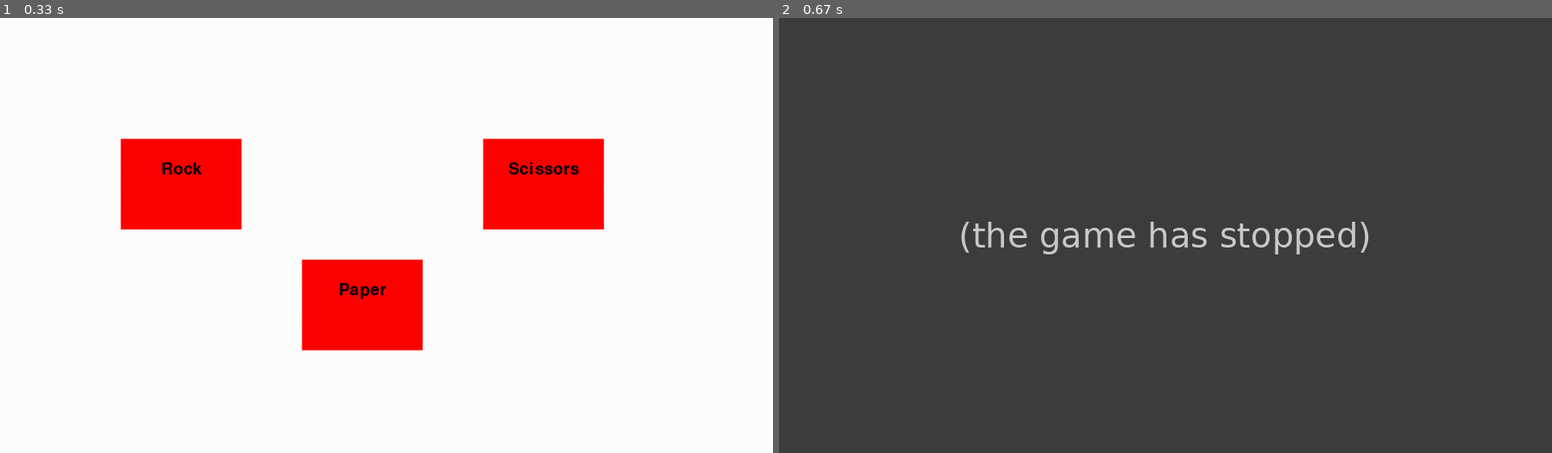
Above: before the commit, frames 1-2 (left to right).
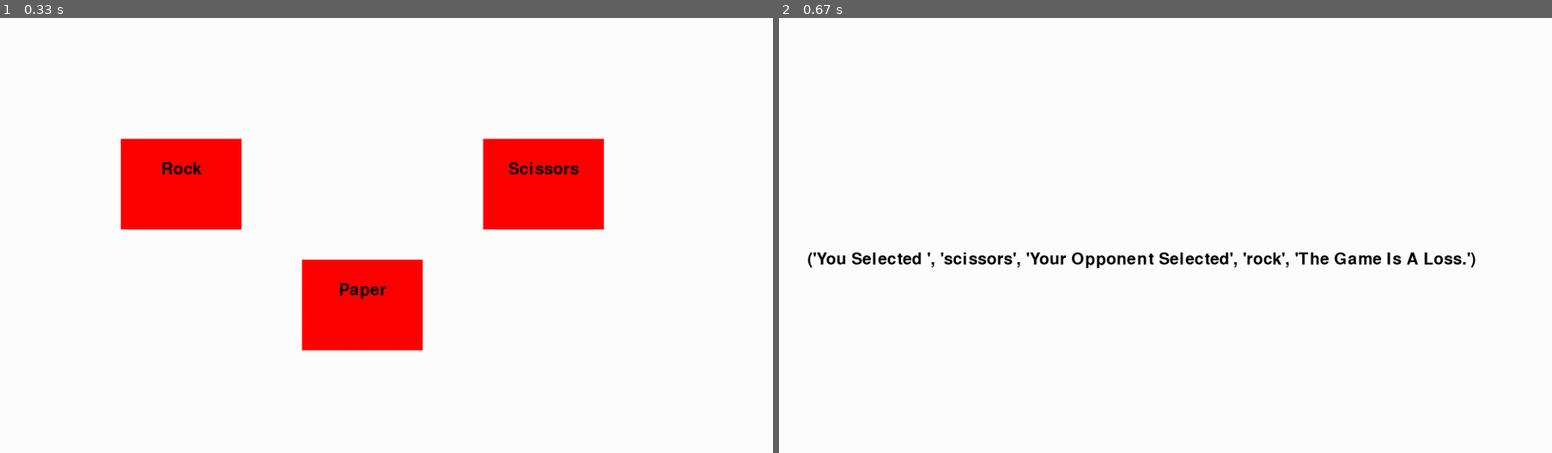
Above: after the commit, the same moments.

Repository: FinnSnell/PygameRPS
Game: pygame game, started from main.py
Two runs of this game, one before a commit and one after it. Both use one fixed random seed, a clock stepped at 60 frames per second and the inputs below.
Inputs:
- Up to frame 1 (0.33 s): no input
- Up to frame 2 (0.67 s): click "Scissors" at 0.38 s

Frame 1 is identical in both runs. In frame 2, 100% of the frame differs, in the area x 0-100%, y 0-100%.
Error before the commit: TypeError: text must be a unicode or bytes (main.py line 132); the game stopped at 0.45 s (later frames are placeholders)

Commit message:
Fixed main.py
changed the logic so that the main game loop works, Mersenne-Twister functionality still needs to be implemented

Diff:
--- a/main.py
+++ b/main.py
@@ -17,11 +17,13 @@
 click_col = (50, 150, 255)
 text_col = (0, 0, 0)
 
-# Initialize variables
-playerWin = -1
-aiSelection = ""
-playerSelection = "rock"
-endText = ""
+ranNum = random.randint(1,3)
+if ranNum == 1:
+    aiSelection = "rock"
+if ranNum == 2:
+    aiSelection = "scissors"
+if ranNum == 3:
+    aiSelection = "paper"
 
 # Font
 font = pygame.font.Font(None, 40)
@@ -74,6 +76,7 @@
 game = False
 clicked = False
 while main:
+    global playerSelection
     screen.fill(white)  # Clear screen
 
     # Event Handling
@@ -83,15 +86,15 @@
 
     # Draw buttons and handle actions
     if rock.draw_button():
-        playerSelection = rock
+        playerSelection = "rock"
         game = True
         main = False
     if scissors.draw_button():
-        playerSelection = scissors
+        playerSelection = "scissors"
         game = True
         main = False
     if paper.draw_button():
-        playerSelection = paper
+        playerSelection = "paper"
         game = True
         main = False
 
@@ -103,35 +106,42 @@
     # Event Handling
     for event in pygame.event.get():
         if event.type == pygame.QUIT:
-            main = False
+            game = False
 
-    ranNum = random.randint(1,3)
-    if ranNum == 1:
-        aiSelection = rock
-    if ranNum == 2:
-        aiSelection = scissors
-    if ranNum == 1:
-        aiSelection = paper
+    if playerSelection == "rock":
+        if aiSelection == "rock":
+            win = "draw"
+        elif aiSelection == "scissors":
+            win = "win"
+        elif aiSelection == "paper":
+            win = "lose"
+    elif playerSelection == "paper":
+        if aiSelection == "paper":
+            win = "draw"
+        elif aiSelection == "rock":
+            win = "win"
+        elif aiSelection == "scissors":
+            win = "lose"
+    elif playerSelection == "scissors":
+        if aiSelection == "scissors":
+            win = "draw"
+        elif aiSelection == "paper":
+            win = "win"
+        elif aiSelection == "rock":
+            win = "lose"
 
-    if playerSelection is rock and aiSelection is rock or playerSelection is paper and aiSelection is paper or playerSelection is scissors and aiSelection is scissors:
-        playerWin = 2
-    if playerSelection is rock and aiSelection is scissors or playerSelection is paper and aiSelection is rock or playerSelection is scissors and aiSelection is paper:
-        playerWin = 1
-    if playerSelection is rock and aiSelection is paper or playerSelection is paper and aiSelection is scissors or playerSelection is scissors and aiSelection is rock:
-        playerWin = 0
-
-    if playerWin == 2:
+    if win == "draw":
         endText = ("You Selected ", playerSelection, "Your Opponent Selected", aiSelection, "The Game Is A Draw.")
-    if playerWin == 1:
+    elif win == "lose":
         endText = ("You Selected ", playerSelection, "Your Opponent Selected", aiSelection, "The Game Is A Loss.")
-    if playerWin == 2:
+    elif win == "win":
         endText = ("You Selected ", playerSelection, "Your Opponent Selected", aiSelection, "The Game Is A Win.")
     else:
         print('error')
 
-    finalText = font.render(endText, True, black)
+    finalText = font.render(str(endText), True, black)
     textRect = finalText.get_rect()
-    textRect.center = (400 // 2, 400 // 2)
+    textRect.center = (600, 400)
     screen.blit(finalText, textRect)
 
     pygame.display.flip()
